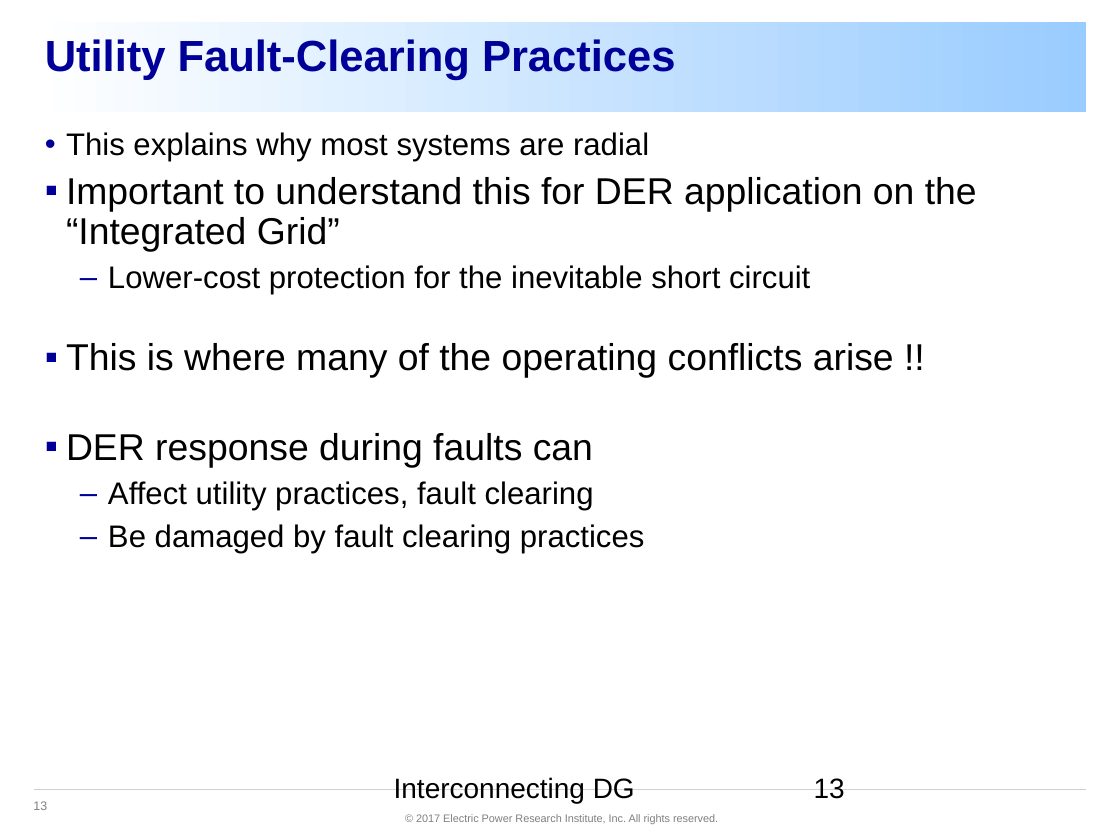
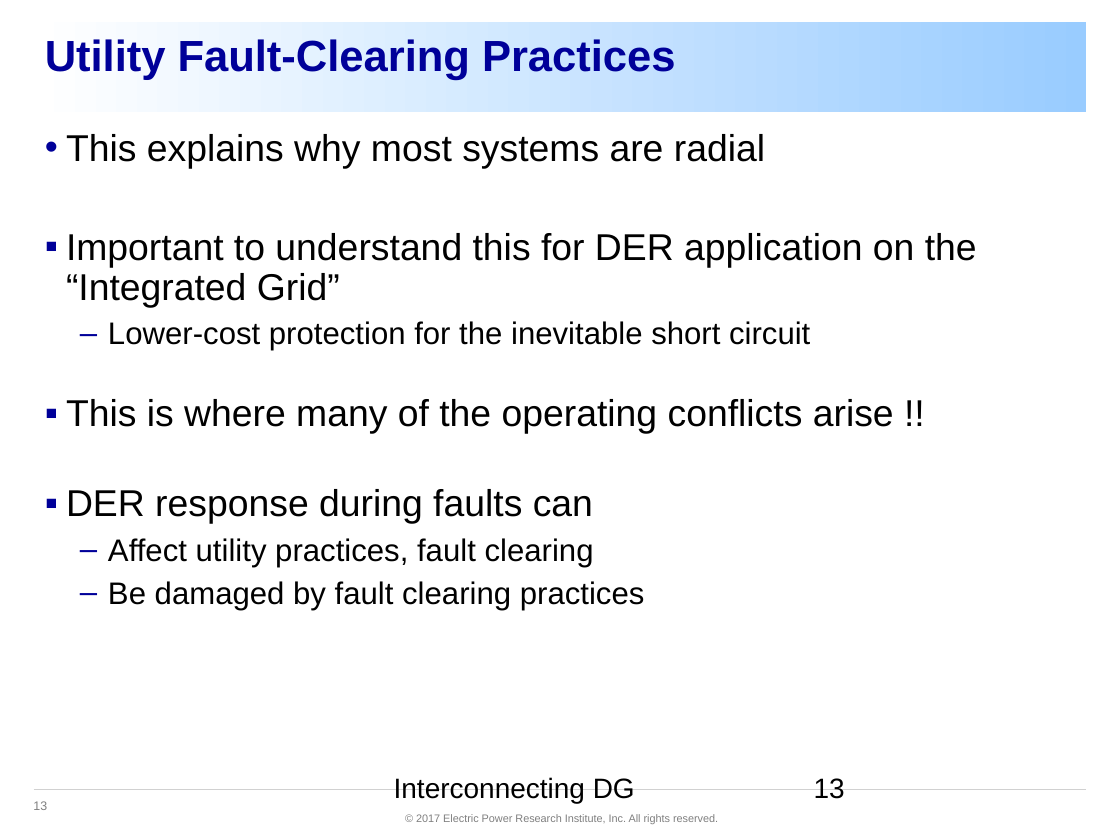
Before and after one commit to dss-extensions/opendss-svn-mirror, a slide deck: slide 13 of trunk/Training/GAPQ2017/PPT/1 Introduction to Distribution Systems.pptx. Drawn at 1120x840 pixels with LibreOffice and Linux fonts; fonts in the diff are those of the drawing; background and template pictures are left out. Boxes give left, top, right and bottom in pixels: in the first picture for what was removed or moved away, otherwise in the second. Text is boxed around its words. In the diff, an @@ line names an element or a change of style, - is before the commit and + after.

```diff
--- a/trunk/Training/GAPQ2017/PPT/1 Introduction to Distribution Systems.pptx
+++ b/trunk/Training/GAPQ2017/PPT/1 Introduction to Distribution Systems.pptx
@@ text at (x1=66, y1=134, x2=765, y2=168): size 20 to 24 pt in "This explains why most systems are radial" @@
```
Also in this commit, not shown: 3 other slides changed, 1 other file.
